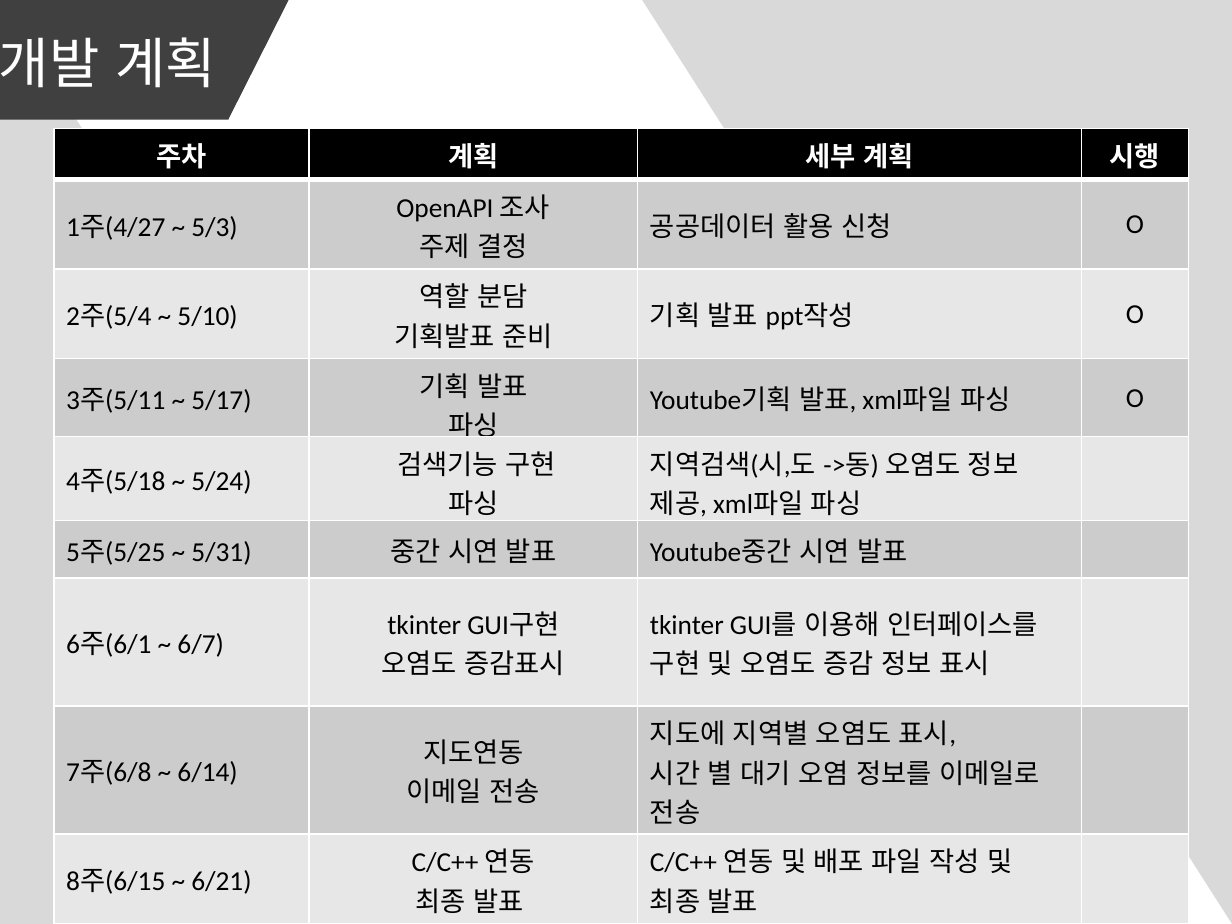
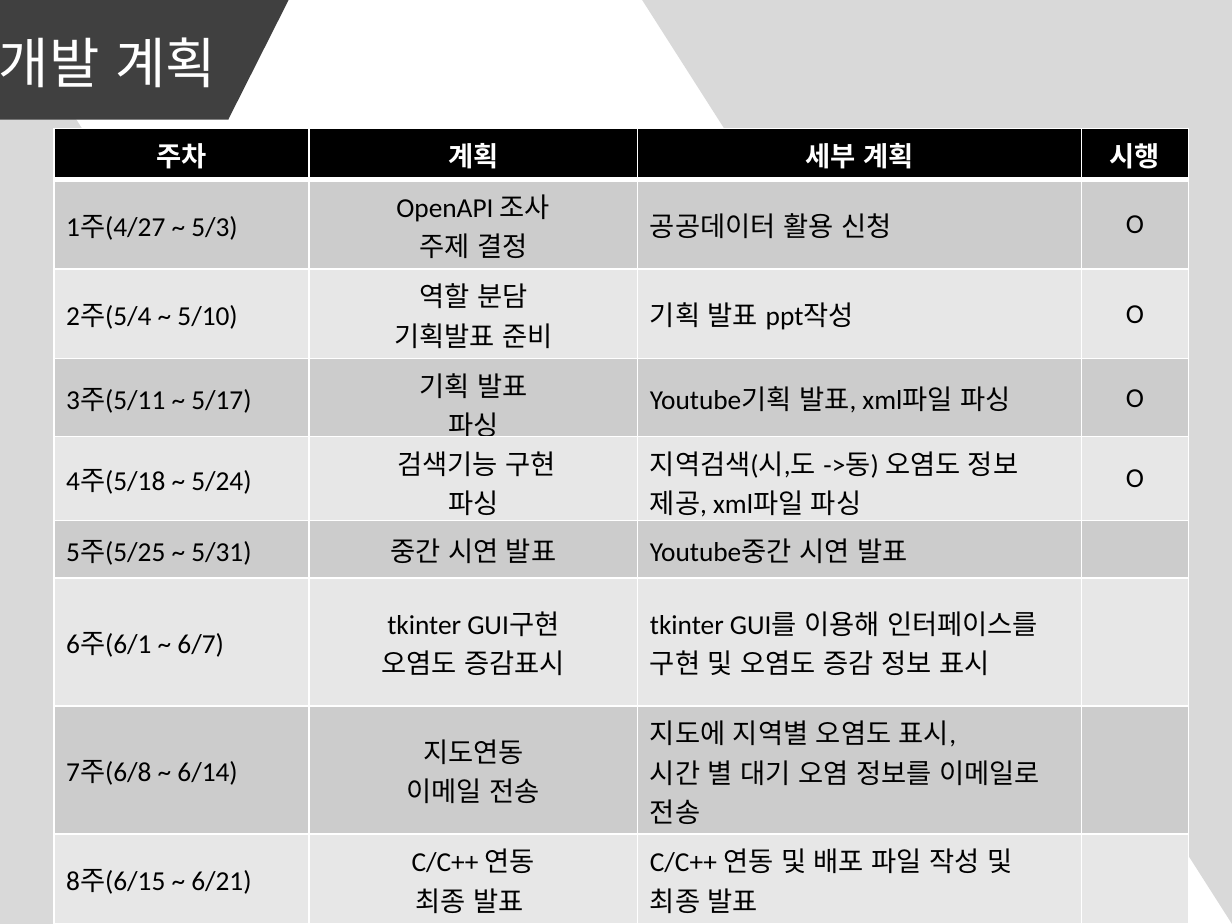
Before and after one commit to youjinmyoung/ScriptProject, a slide deck: slide 7 of 스크립트 기획발표.pptx. Drawn at 1232x924 pixels with LibreOffice and Linux fonts; fonts in the diff are those of the drawing. Boxes give left, top, right and bottom in pixels: in the first picture for what was removed or moved away, otherwise in the second. Text is boxed around its words. In the diff, an @@ line names an element or a change of style, - is before the commit and + after.

Commit message:
ㅇㅇ
ppt수정

```diff
--- a/스크립트 기획발표.pptx
+++ b/스크립트 기획발표.pptx
@@ table at [54,128,1189,923] @@
-row 5, column 4: 
+row 5, column 4: O
```
